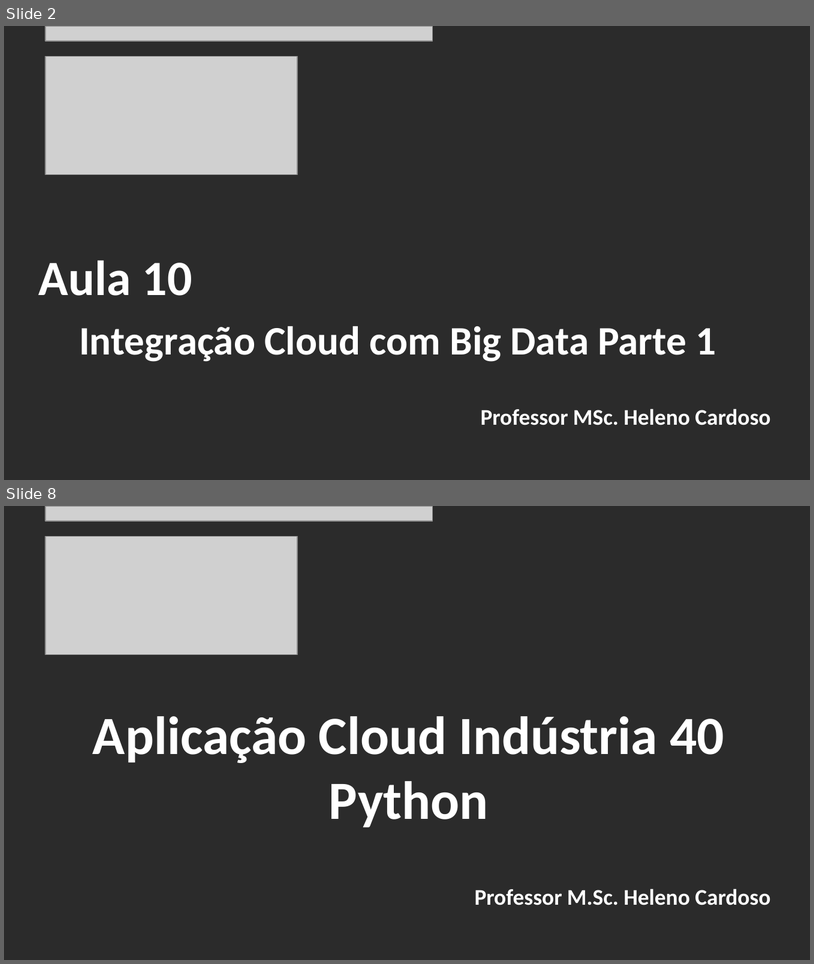
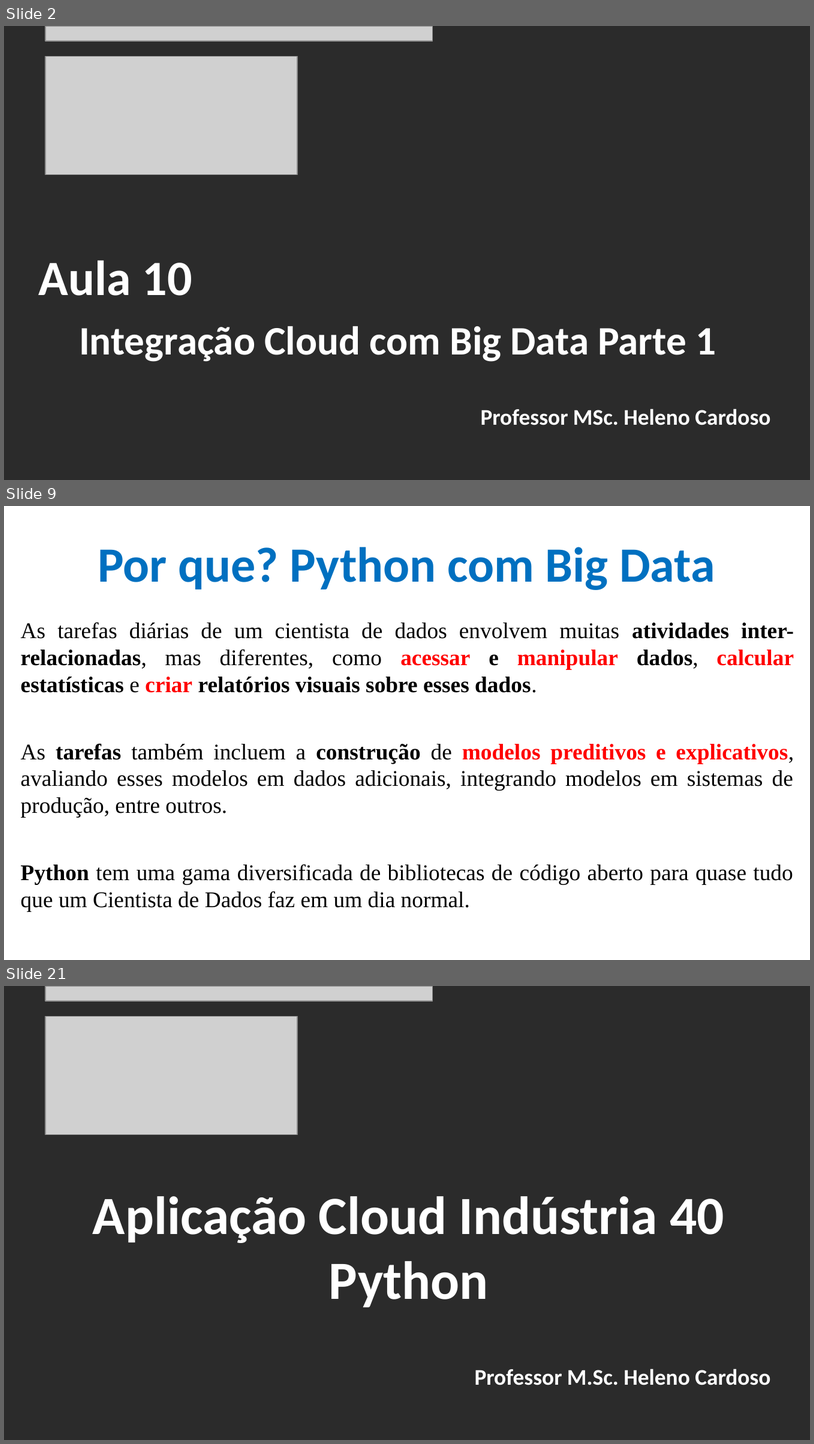
Before and after one commit to CloudEducationBrazil/WydenArea1AplicacaoCloudIndustria40Python, a slide deck: 01 Classes/Aula 10 - Aplicação Cloud Indústria 40 Python Integração Cloud Big Data Parte 1.pptx. Shown one above the other, each under a label of ours: slides 2 and 8 before the commit, slides 2, 9 and 21 after it; the slides between them are not shown. The pictures are 814x964 and 814x1444 pixels, drawn with LibreOffice and Linux fonts; fonts in the diff are those of the drawing; grey boxes stand for pictures; background and template pictures are left out; a plain dark background stands for a picture behind light text. Boxes give left, top, right and bottom in pixels: in the first picture for what was removed or moved away, otherwise in the second. Text is boxed around its words. In the diff, an @@ line names an element or a change of style, - is before the commit and + after.

Commit message:
Aula 10 Cloud IoT Python Indústria 4.0 e Outros 09maio2023

```diff
--- a/01 Classes/Aula 10 - Aplicação Cloud Indústria 40 Python Integração Cloud Big Data Parte 1.pptx
+++ b/01 Classes/Aula 10 - Aplicação Cloud Indústria 40 Python Integração Cloud Big Data Parte 1.pptx
@@ slide 9 added at bbox=[4, 506, 810, 960], background picture (left out) @@
@@ title added at bbox=[98, 547, 716, 590], 44 pt, text #0070C0, bold @@
+Por que? Python com Big Data
@@ text added at bbox=[21, 622, 794, 911], 20 pt, text #000000 @@
+As tarefas diárias de um cientista de dados envolvem muitas atividades inter-relacionadas, mas diferentes, como acessar e manipular dados, calcular estatísticas e criar relatórios visuais sobre esses dados.
+As tarefas também incluem a construção de modelos preditivos e explicativos, avaliando esses modelos em dados adicionais, integrando modelos em sistemas de produção, entre outros.
+Python tem uma gama diversificada de bibliotecas de código aberto para quase tudo que um Cientista de Dados faz em um dia normal.
@@ what was slide 8 is now slide 21 @@
```
Also in this commit, not shown: 5 slides changed, 12 other slides added.
